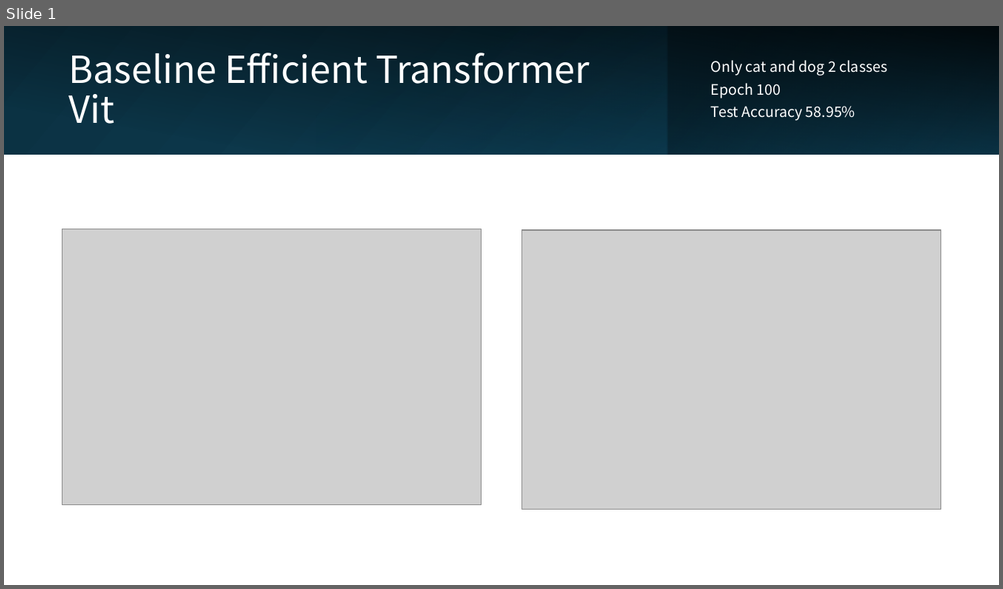
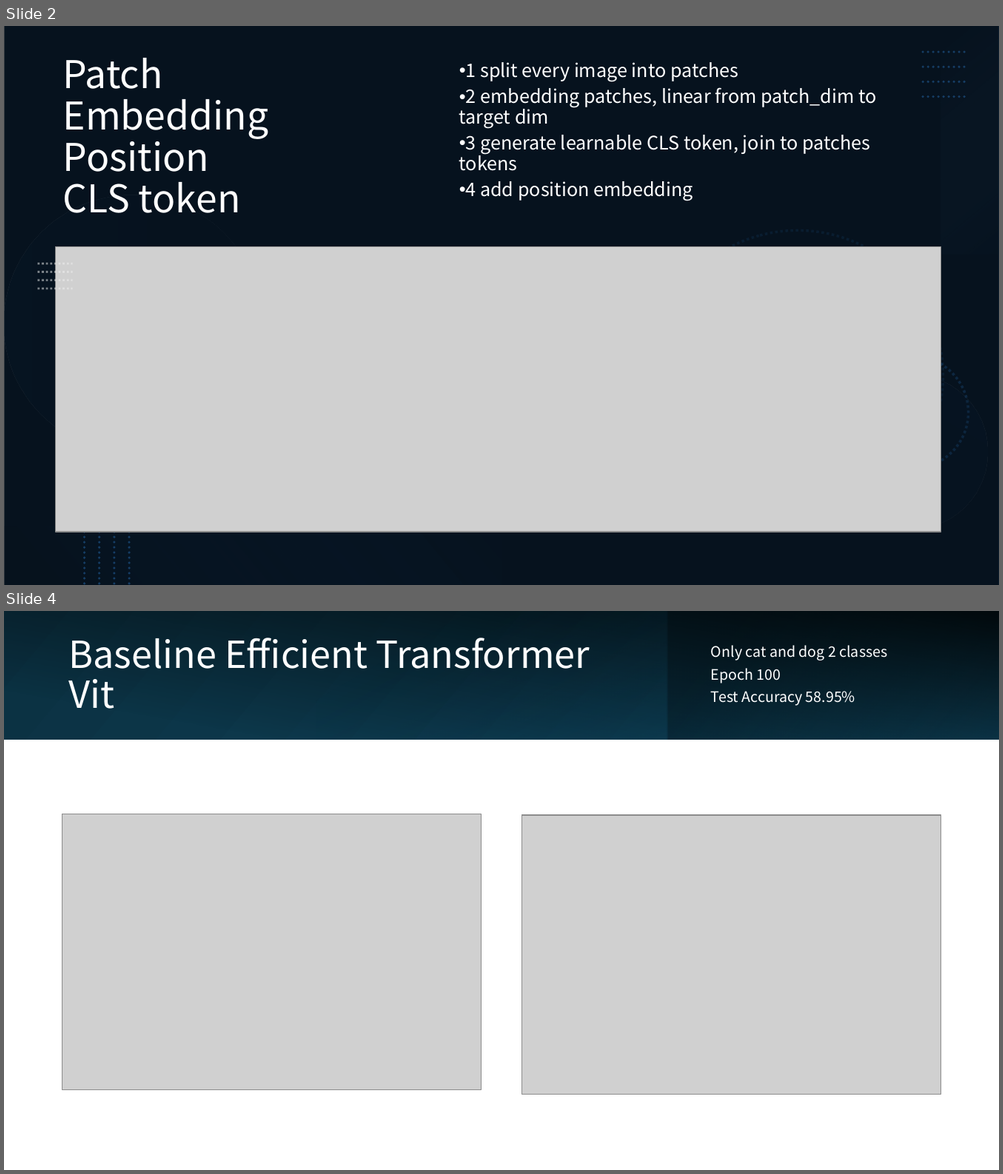
Before and after one commit to 410oldfish/Adv-CV, a slide deck: A1/Report/Vit.pptx. Shown one above the other, each under a label of ours: slide 1 before the commit, slides 2 and 4 after it; the slides between them are not shown. The pictures are 1003x589 and 1003x1174 pixels, drawn with LibreOffice and Linux fonts; fonts in the diff are those of the drawing; grey boxes stand for pictures. Boxes give left, top, right and bottom in pixels: in the first picture for what was removed or moved away, otherwise in the second. Text is boxed around its words. In the diff, an @@ line names an element or a change of style, - is before the commit and + after.

Commit message:
[feat]ppt

```diff
--- a/A1/Report/Vit.pptx
+++ b/A1/Report/Vit.pptx
@@ slide 2 added at [4,26,999,585], background #FFFFFF @@
@@ rectangle added at [4,26,999,585], fill #0E2841 @@
@@ rectangle added at [4,26,999,585], fill #000000 at 53% opacity @@
@@ rectangle added at [941,26,999,255], fill gradient #71AAE0 to #0B1E31 @@
@@ title added at [63,58,269,213], 36.9 pt, text #FFFFFF @@
+Patch
+Embedding
+Position
+CLS token
@@ text added at [459,62,876,201], 18 pt, text #FFFFFF @@
+• 1 split every image into patches
+• 2 embedding patches, linear from patch_dim to target dim
+• 3 generate learnable CLS token, join to patches tokens
+• 4 add position embedding
@@ group added at [922,52,967,97]: 4 lines @@
@@ picture added at [56,247,940,532] @@
@@ group added at [37,264,73,289]: 4 lines @@
@@ group added at [4,195,999,558]: 4 ellipses @@
@@ group added at [85,480,129,585]: 4 lines @@
@@ rectangle added at [4,528,502,585], fill gradient #071420 to #2D7FCF @@
@@ what was slide 1 is now slide 4 @@
```
Also in this commit, not shown: 2 other slides added.
